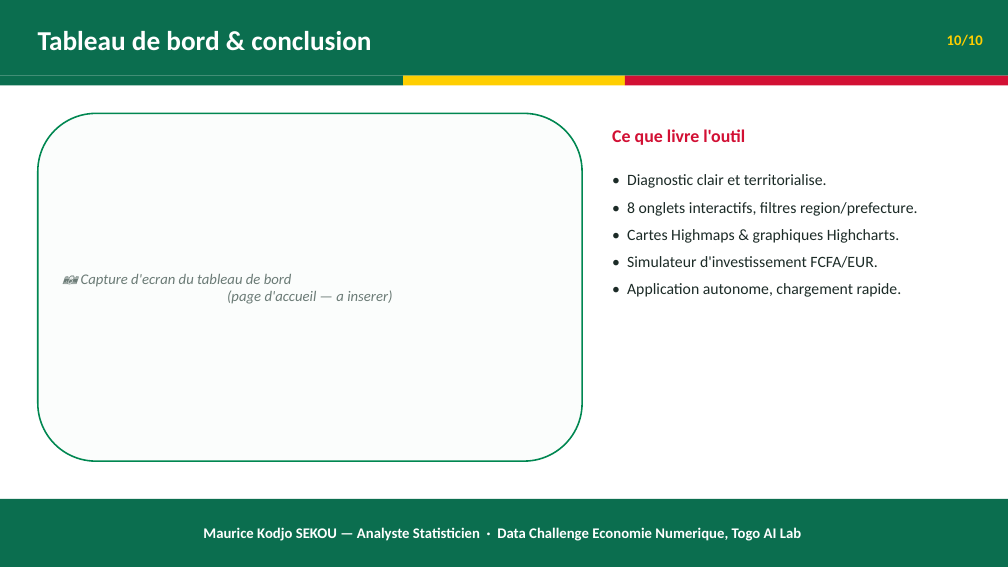
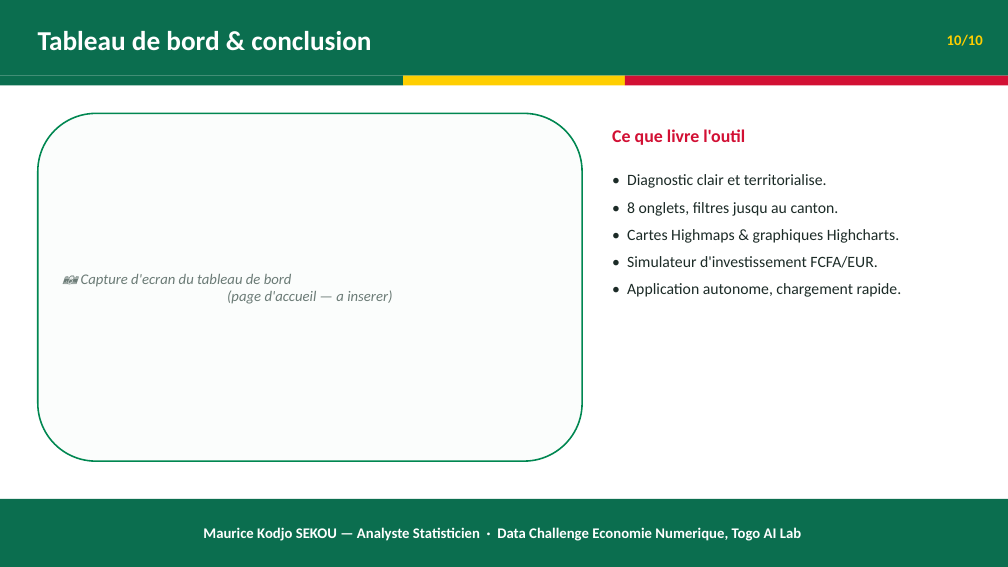
Before and after one commit to SEKOUKodjo/AKOMEA, a slide deck: slide 10 of dashboard_econ_num/rapport/Presentation_Economie_Numerique_Togo.pptx. Drawn at 1008x567 pixels with LibreOffice and Linux fonts; fonts in the diff are those of the drawing. Boxes give left, top, right and bottom in pixels: in the first picture for what was removed or moved away, otherwise in the second. Text is boxed around its words. In the diff, an @@ line names an element or a change of style, - is before the commit and + after.

```diff
--- a/dashboard_econ_num/rapport/Presentation_Economie_Numerique_Togo.pptx
+++ b/dashboard_econ_num/rapport/Presentation_Economie_Numerique_Togo.pptx
@@ text at [627,202,839,216]: text changed @@
-• 8 onglets interactifs, filtres region/prefecture.
+• 8 onglets, filtres jusqu au canton.
```
Also in this commit, not shown: 8 other files.
